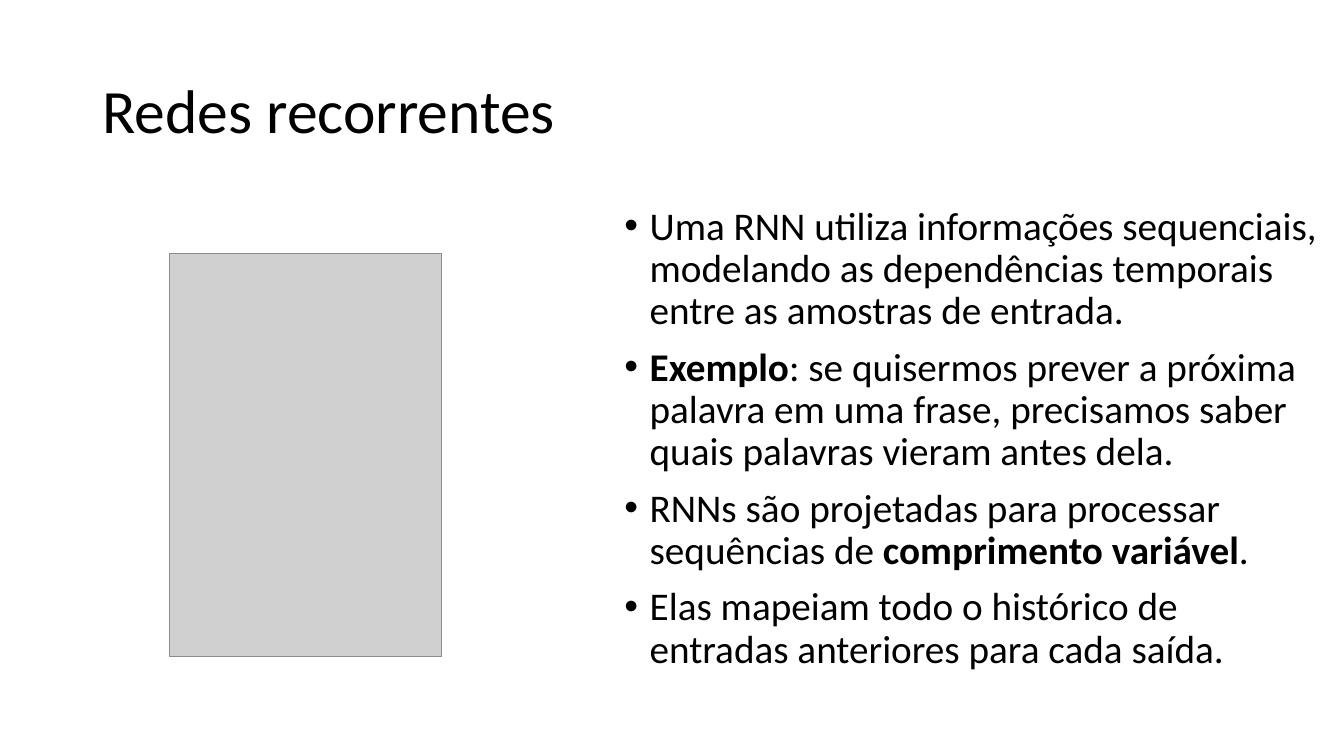
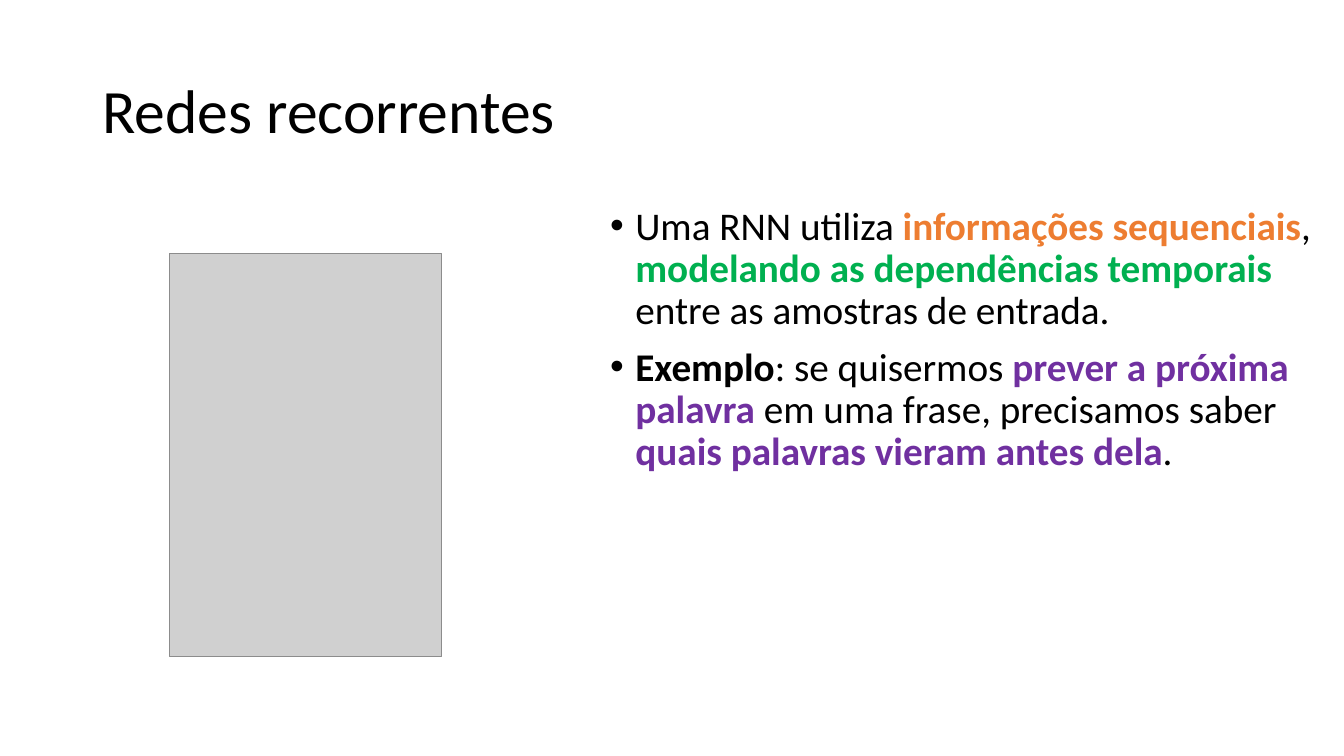
Before and after one commit to zz4fap/c24_inteligencia_artificial, a slide deck: slide 8 of slides/C24_RNN.pptx (slide 7 before the commit). Drawn at 1344x756 pixels with LibreOffice and Linux fonts; fonts in the diff are those of the drawing; grey boxes stand for pictures. Boxes give left, top, right and bottom in pixels: in the first picture for what was removed or moved away, otherwise in the second. Text is boxed around its words. In the diff, an @@ line names an element or a change of style, - is before the commit and + after.

```diff
--- a/slides/C24_RNN.pptx
+++ b/slides/C24_RNN.pptx
@@ text "Uma RNN utiliza informações sequenciais, ...": place and size @@
-text "Uma RNN utiliza informações sequenciais, ..." at bbox=[650, 212, 1316, 670]
+text "Uma RNN utiliza informações sequenciais, ..." at bbox=[635, 212, 1311, 471]
@@ text "Uma RNN utiliza informações sequenciais, ..." at bbox=[635, 212, 1311, 471]: text colour #000000 to #ED7D31 in "informações sequenciais,"; text colour #000000 to #00B050 in "modelando as dependências temporais"; bold on in "informações sequenciais, modelando as dependências temporais", "prever a próxima palavra quais palavras vieram ..."; text colour #000000 to #7030A0 in "prever a próxima palavra quais palavras vieram ..." @@
@@ text at bbox=[650, 494, 1249, 670]: paragraphs removed @@
-• RNNs são projetadas para processar sequências de comprimento variável.
-• Elas mapeiam todo o histórico de entradas anteriores para cada saída.
```
Also in this commit, not shown: 13 other slides changed, 10 slides added, 1 slide removed.
